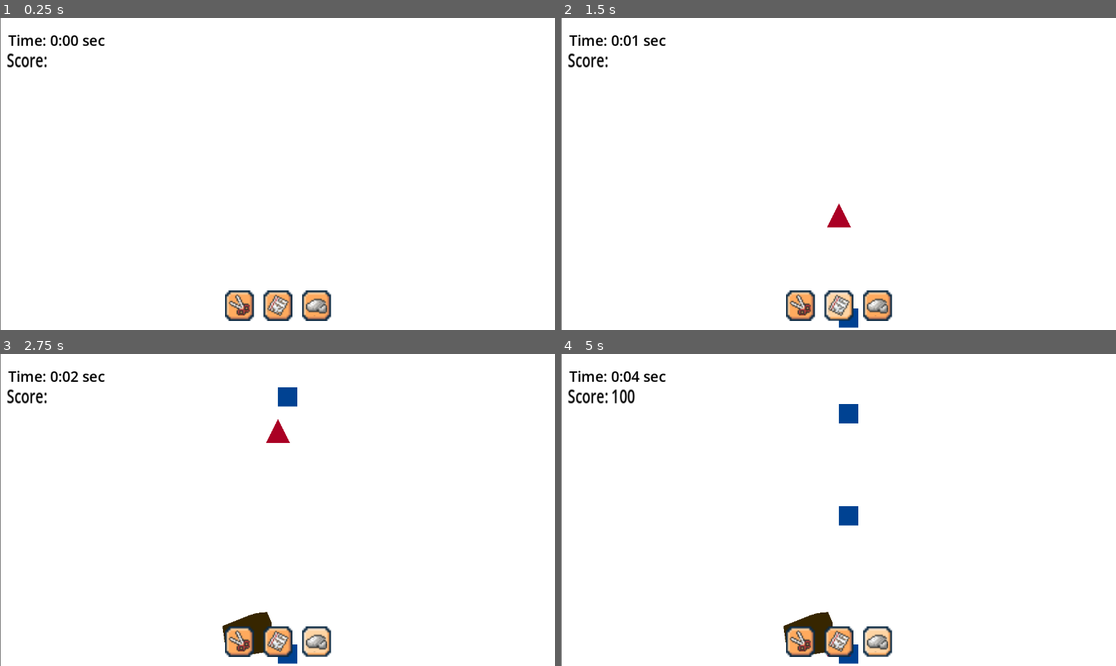
Above: before the commit, frames 1-4 (two rows, left to right).
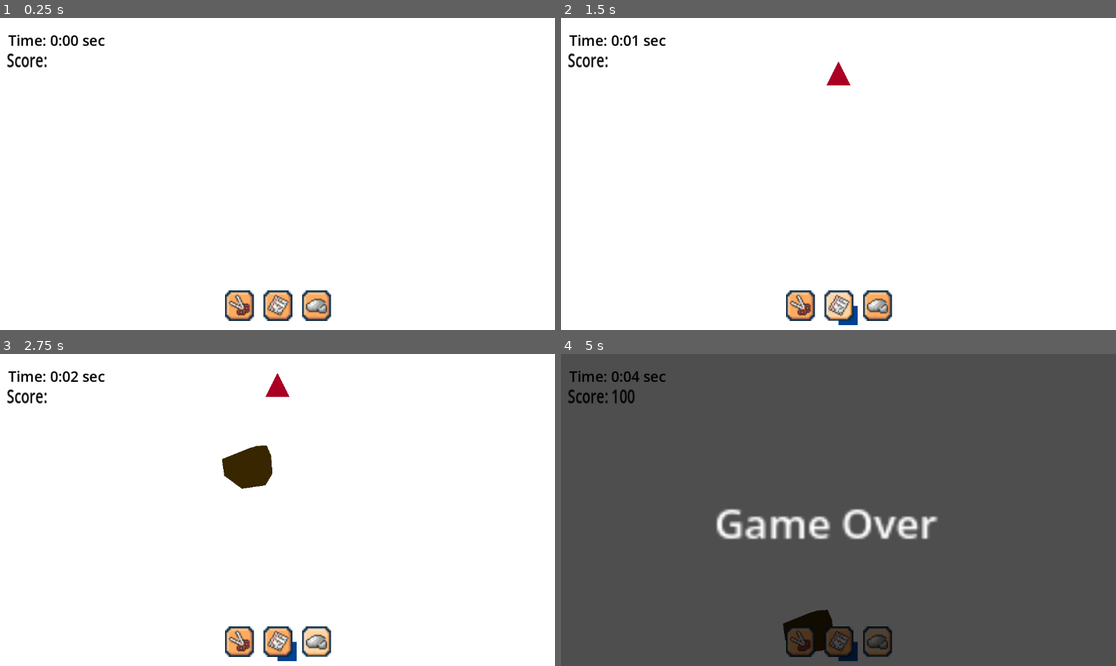
Above: after the commit, the same moments.

Repository: WebsterMiguelle/UnnamedRPS_MockProject
Game: Godot game, scene res://Scenes/background.tscn
Same seed, same stepped clock (60 frames per second), same inputs: the game is played once before the commit and once after it. Before the commit the project starts from res://Scenes/Main.tscn.
Inputs (mouse positions are in pixels of both pictures, inside the frame that each line leads up to):
- Up to frame 1 (0.25 s): no input
- Up to frame 2 (1.5 s): click (799, 305) at 0.5 s; click (838, 305) at 1.25 s
- Up to frame 3 (2.75 s): click (316, 641) at 2 s
- Up to frame 4 (5 s): click (799, 641) at 2.75 s; click (838, 641) at 3.5 s; click (877, 641) at 4.25 s

The runs differ from the first frame. In frame 1, 0.1% of the frame differs, in the area x 0-1%, y 0-100%; in frame 2, 0.5%; in frame 3, 2.1%; in frame 4, 99%, in the area x 0-100%, y 0-100%.
Error in both runs: Invalid assignment of property or key 'visible' with value of type 'bool' on a base object of type 'null instance'. (res://background.gd:23)

Commit message:
Revert "Core Gameplay Update: Better Gameplay Experience"

Diff:
--- a/Scenes/Circle.tscn
+++ b/Scenes/Circle.tscn
@@ -8,13 +8,13 @@
 region = Rect2(0, 0, 16, 16)
 
 [sub_resource type="CircleShape2D" id="CircleShape2D_ot13w"]
-radius = 5.0
+radius = 28.442924
 
 [node name="circle" type="Area2D" unique_id=359608244]
 script = ExtResource("1_0qgdb")
 
 [node name="Sprite2D" type="Sprite2D" parent="." unique_id=1944786258]
-scale = Vector2(3, 3)
+scale = Vector2(5, 5)
 texture = SubResource("AtlasTexture_j0i48")
 
 [node name="CollisionShape2D" type="CollisionShape2D" parent="." unique_id=1194783480]
--- a/Scenes/Square.tscn
+++ b/Scenes/Square.tscn
@@ -8,14 +8,13 @@
 region = Rect2(16, 0, 16, 16)
 
 [sub_resource type="CircleShape2D" id="CircleShape2D_y4sij"]
-radius = 5.0990195
+radius = 27.166155
 
 [node name="Square" type="Area2D" unique_id=1901825666]
 script = ExtResource("1_1dlly")
 
 [node name="Sprite2D" type="Sprite2D" parent="." unique_id=1530337131]
-rotation = -1.246165
-scale = Vector2(3, 3)
+scale = Vector2(5, 5)
 texture = SubResource("AtlasTexture_1dlly")
 
 [node name="CollisionShape2D" type="CollisionShape2D" parent="." unique_id=800440697]
--- a/Scenes/Time.tscn
+++ b/Scenes/Time.tscn
@@ -1,6 +1,6 @@
 [gd_scene format=3 uid="uid://dtvfk7lrjpneb"]
 
-[ext_resource type="PackedScene" uid="uid://chucarwh7wvmd" path="res://Scenes/Main.tscn" id="1_87xcn"]
+[ext_resource type="PackedScene" uid="uid://chucarwh7wvmd" path="res://Scenes/background.tscn" id="1_87xcn"]
 
 [node name="Node2D" type="Node2D" unique_id=1041593751]
 
--- a/Scenes/Main.tscn
+++ b/Scenes/background.tscn
@@ -4,7 +4,6 @@
 [ext_resource type="Script" uid="uid://ccvyibobltoo8" path="res://Scripts/color_rect.gd" id="2_4aqey"]
 [ext_resource type="Texture2D" uid="uid://4outa15memkd" path="res://ASSETS/Buttons.png" id="3_4aqey"]
 [ext_resource type="Texture2D" uid="uid://bpqid0b3j45nr" path="res://ASSETS/Icons.png" id="4_xgxeb"]
-[ext_resource type="Script" uid="uid://bl5qa7n8mmpb6" path="res://Scenes/shake_camera.gd" id="5_ltlj5"]
 
 [sub_resource type="AtlasTexture" id="AtlasTexture_xgxeb"]
 atlas = ExtResource("3_4aqey")
@@ -54,8 +53,16 @@
 atlas = ExtResource("4_xgxeb")
 region = Rect2(0, 0, 16, 16)
 
-[node name="Main" type="Node2D" unique_id=76817665]
+[node name="Background" type="Node2D" unique_id=76817665]
 script = ExtResource("1_pojwb")
+player_speed = 500
+enemy_speed = 200
+
+[node name="ColorRect" type="ColorRect" parent="." unique_id=1359677457]
+offset_left = -1.0
+offset_right = 1152.0
+offset_bottom = 654.0
+script = ExtResource("2_4aqey")
 
 [node name="CanvasLayer" type="CanvasLayer" parent="." unique_id=938028321]
 
@@ -176,22 +183,7 @@
 theme_override_font_sizes/font_size = 25
 text = "Score:"
 
-[node name="DifficultyTimer" type="Timer" parent="." unique_id=602760788]
-wait_time = 10.0
-autostart = true
-
-[node name="ShakeCamera" type="Camera2D" parent="." unique_id=706726377]
-position = Vector2(575, 319)
-script = ExtResource("5_ltlj5")
-
-[node name="ColorRect" type="ColorRect" parent="." unique_id=1359677457]
-offset_top = -6.0
-offset_right = 1153.0
-offset_bottom = 648.0
-script = ExtResource("2_4aqey")
-
 [connection signal="pressed" from="CanvasLayer/HBoxContainer/Scissors" to="." method="_on_scissors_pressed"]
 [connection signal="pressed" from="CanvasLayer/HBoxContainer/Paper" to="." method="_on_paper_pressed"]
 [connection signal="pressed" from="CanvasLayer/HBoxContainer/Rock" to="." method="_on_rock_pressed"]
 [connection signal="timeout" from="Enemy Timer" to="." method="_on_enemy_timer_timeout"]
-[connection signal="timeout" from="DifficultyTimer" to="." method="_on_difficulty_timer_timeout"]
--- a/Scenes/clash_particles.gd
+++ /dev/null
@@ -1,14 +0,0 @@
-extends GPUParticles2D
-
-
-# Called when the node enters the scene tree for the first time.
-func _ready() -> void:
-	emitting = true
-	restart()
-	await get_tree().create_timer(1.0).timeout
-	queue_free()
-
-
-# Called every frame. 'delta' is the elapsed time since the previous frame.
-func _process(delta: float) -> void:
-	pass
--- a/Scenes/clash_particles.tscn
+++ /dev/null
@@ -1,37 +0,0 @@
-[gd_scene format=3 uid="uid://6j670v8agu4p"]
-
-[ext_resource type="Script" uid="uid://ctd0luj3026do" path="res://Scenes/clash_particles.gd" id="1_fqgyo"]
-
-[sub_resource type="Curve" id="Curve_pbw6q"]
-_limits = [0.0, 3.0, 0.0, 1.0]
-_data = [Vector2(0, 3), 0.0, 0.0, 0, 0, Vector2(1, 1.1420903), 0.0, 0.0, 0, 0]
-point_count = 2
-
-[sub_resource type="CurveTexture" id="CurveTexture_v1gob"]
-curve = SubResource("Curve_pbw6q")
-
-[sub_resource type="ParticleProcessMaterial" id="ParticleProcessMaterial_jw32o"]
-lifetime_randomness = 0.5
-particle_flag_disable_z = true
-spread = 180.0
-initial_velocity_min = 245.40999
-initial_velocity_max = 365.61
-angular_velocity_min = -380.81
-angular_velocity_max = -153.56001
-gravity = Vector3(3.45, 104.115, 0)
-scale_min = 0.0
-scale_max = 10.309999
-scale_over_velocity_min = 171.31
-scale_over_velocity_max = 234.67
-scale_over_velocity_curve = SubResource("CurveTexture_v1gob")
-color = Color(1, 0.824541, 0.59681135, 1)
-
-[node name="ClashParticles" type="GPUParticles2D" unique_id=1745936587]
-amount = 20
-lifetime = 1.47
-preprocess = 1.64
-explosiveness = 1.0
-randomness = 0.34
-fixed_fps = 0
-process_material = SubResource("ParticleProcessMaterial_jw32o")
-script = ExtResource("1_fqgyo")
--- a/Scenes/draw_particles.gd
+++ /dev/null
@@ -1,13 +0,0 @@
-extends GPUParticles2D
-
-
-# Called when the node enters the scene tree for the first time.
-func _ready() -> void:
-	emitting = true
-	restart()
-	await get_tree().create_timer(1.0).timeout
-	queue_free()
-
-# Called every frame. 'delta' is the elapsed time since the previous frame.
-func _process(delta: float) -> void:
-	pass
--- a/Scenes/draw_particles.tscn
+++ /dev/null
@@ -1,34 +0,0 @@
-[gd_scene format=3 uid="uid://gu2h8scbagpt"]
-
-[ext_resource type="Script" uid="uid://bquhuar4c8bb7" path="res://Scenes/draw_particles.gd" id="1_7hevp"]
-
-[sub_resource type="Curve" id="Curve_ulk4y"]
-_limits = [-24.58, 1.0, 0.0, 1.0]
-_data = [Vector2(0, 1), 0.0, 0.0, 0, 0, Vector2(1, 1), 0.0, 0.0, 0, 0]
-point_count = 2
-
-[sub_resource type="CurveXYZTexture" id="CurveXYZTexture_7hevp"]
-curve_x = SubResource("Curve_ulk4y")
-
-[sub_resource type="ParticleProcessMaterial" id="ParticleProcessMaterial_rj07s"]
-lifetime_randomness = 0.3
-particle_flag_disable_z = true
-inherit_velocity_ratio = 0.11
-direction = Vector3(1.795, 0, 0)
-spread = 91.731
-directional_velocity_min = -720.0
-directional_velocity_max = 719.99994
-directional_velocity_curve = SubResource("CurveXYZTexture_7hevp")
-gravity = Vector3(0, 98, 0)
-scale_min = 6.3799996
-scale_max = 12.759999
-color = Color(1, 0.3529412, 0.18039216, 0.8980392)
-
-[node name="GPUParticles2D" type="GPUParticles2D" unique_id=1321830034]
-amount = 10
-lifetime = 1.29
-interp_to_end = 0.018
-explosiveness = 1.0
-fixed_fps = 0
-process_material = SubResource("ParticleProcessMaterial_rj07s")
-script = ExtResource("1_7hevp")
--- a/Scenes/shake_camera.gd
+++ /dev/null
@@ -1,36 +0,0 @@
-extends Camera2D
-
-@export var decay = 0.9  # How quickly the shaking stops (0-1)
-@export var max_offset = Vector2(5, 5)  # Max horizontal/vertical shake
-@export var max_roll = 0.8  # Maximum rotation in radians
-@export var target : Node2D  # The node the camera follows (e.g., player)
-
-var trauma = 0  # Current shake strength
-var trauma_power = 1  # Trauma exponent for better "feel"
-var noise_y = 0
-
-func _ready():
-	randomize()
-	noise_y = randi()
-
-func add_trauma(amount):
-	trauma = min(trauma + amount, 1.0)
-
-func _process(delta):
-	if target:
-		global_position = target.global_position
-
-	if trauma > 0:
-		trauma = max(trauma - decay * delta, 0)
-		shake()
-	else:
-		rotation = 0
-		offset = Vector2.ZERO
-
-func shake():
-	var amount = pow(trauma, trauma_power)
-	noise_y += 0
-	# Using random noise for smoother shake
-	rotation = max_roll * amount * randf_range(-1, 1)
-	offset.x = max_offset.x * amount * randf_range(-1, 1)
-	offset.y = max_offset.y * amount * randf_range(-1, 1)
--- a/Scenes/triangle.tscn
+++ b/Scenes/triangle.tscn
@@ -8,14 +8,13 @@
 region = Rect2(0, 16, 16, 16)
 
 [sub_resource type="CircleShape2D" id="CircleShape2D_idvkf"]
-radius = 6.0827627
+radius = 27.45906
 
 [node name="triangle" type="Area2D" unique_id=2086610785]
 script = ExtResource("1_4roi2")
 
 [node name="Sprite2D" type="Sprite2D" parent="." unique_id=363585374]
-rotation = 0.7853982
-scale = Vector2(3, 3)
+scale = Vector2(5, 5)
 texture = SubResource("AtlasTexture_4roi2")
 
 [node name="CollisionShape2D" type="CollisionShape2D" parent="." unique_id=1068785958]
--- a/Scripts/background.gd
+++ b/Scripts/background.gd
@@ -4,36 +4,16 @@
 @onready var square_scene = preload("res://Scenes/square.tscn")
 @onready var circle_scene = preload("res://Scenes/circle.tscn")
 @onready var game_over_screen = get_node("CanvasLayer/Game Over Screen")
-@onready var enemy_timer: Timer = $"Enemy Timer"
-@onready var shake_camera: Camera2D = $ShakeCamera
-@onready var clash_particles = preload("res://Scenes/clash_particles.tscn")
-@onready var draw_particles = preload("res://Scenes/draw_particles.tscn")
+
 const PLAYER_LINE_Y = 400
 const ENEMY_LINE_Y = 100
 
-@export var player_speed := 300
-@export var player_acceleration := 20
-
-@export var initial_enemy_speed := 800:
-	set(value):
-		initial_enemy_speed = clamp(value,800,1600)
-@export var final_enemy_speed := 50:
-	set(value):
-		final_enemy_speed = clamp(value,50,200)
-@export var enemy_decceleration := 20
-@export var enemy_spawn_rate := 3.0:
-	set(value):
-		enemy_spawn_rate = clamp(value,1.0,3.0)
+@export var player_speed := 200
+@export var enemy_speed := 150
 
 @onready var score_label = $CanvasLayer2/Score
 var player_score: int = 0
 @export var points_per_win: int = 100
-
-func _ready() -> void:
-	var node = get_node('')
-	enemy_timer.wait_time = enemy_spawn_rate
-	enemy_headstart()
-
 
 func update_score_label():
 	score_label.text = "Score: %d" % player_score
@@ -52,89 +32,55 @@
 
 
 func spawn_shape(shape_scene, button_node):
-
-	#1. INSTANTIATE
 	var shape = shape_scene.instantiate()
-
-
-	#2. POSITIONING
 	var button_pos = button_node.get_global_position()
 	#shape.position = Vector2(get_viewport_rect().size.x / 2, PLAYER_LINE_Y)  # same Y for horizontal line
 	var start_x = get_viewport_rect().size.x / 2
-	var start_y = get_viewport_rect().size.y + 50  # bottom of screen
+	var start_y = get_viewport_rect().size.y - 50  # bottom of screen
 	shape.position = Vector2(start_x, start_y)
-
-	#3. SETTING PARAMETERS
-	shape.setup(player_speed,player_acceleration,0)
-
-	#4. ADD CHILD
-	shape.add_to_group("players")
+	shape.name = "Player"
 	add_child(shape)
 	#animate_up(shape)
 
 func _process(delta):
-	for player in get_tree().get_nodes_in_group("players"):
-		if player.position.y < 600:
-			player.speed += player.acceleration
-		player.position.y -= player.speed * delta
-		check_clash(player)
-		if player.position.y < -50:  # off top of screen
-			player.queue_free()
+	for player in get_children():
+		if player.name == "Player":
+			player.position.y -= player_speed * delta
+			check_clash(player)
+			if player.position.y < -50:  # off top of screen
+				player.queue_free()
 
-	for enemy in get_tree().get_nodes_in_group("enemies"):
-		if enemy.speed > final_enemy_speed:
-			enemy.speed -= enemy.decceleration
-		enemy.position.y += enemy.speed * delta  # move down
-		if enemy.position.y > get_viewport_rect().size.y + 50:
-			if enemy.is_clashed == false:
-				show_game_over()
-			enemy.queue_free()
+	for enemy in get_children():
+		if enemy.name == "Enemy":
+			enemy.position.y += enemy_speed * delta  # move down
+			if enemy.position.y > get_viewport_rect().size.y + 50:  # off bottom of screen
+				enemy.queue_free()
 
 func animate_up(shape):
 	var tween = create_tween()
 	tween.tween_property(shape, "position:y", shape.position.y - 50, 0.5)
 
 
-func spawn_enemy_top(value):
-	#Value: if -1, default spawning, else, intentionally spawn desired shape at will
-
-	#1. CHOOSE SHAPE
+func spawn_enemy_top():
+	var rand = randi() % 3
 	var shape_scene
 
-	if value == -1:
-		var rand = randi() % 3
-		match rand:
-			0: shape_scene = triangle_scene
-			1: shape_scene = square_scene
-			2: shape_scene = circle_scene
-	else:
-		match value:
-			0: shape_scene = triangle_scene
-			1: shape_scene = square_scene
-			2: shape_scene = circle_scene
+	match rand:
+		0: shape_scene = triangle_scene
+		1: shape_scene = square_scene
+		2: shape_scene = circle_scene
 
-	#2. INSTANTIATE
 	var enemy = shape_scene.instantiate()
-	enemy.add_to_group("enemies")
+	enemy.name = "Enemy"  # mark it
 
-	#3. POSITIONING
+
 	var center_x = get_viewport_rect().size.x / 2
 	#enemy.position = Vector2(center_x, ENEMY_LINE_Y)
 	enemy.position = Vector2(center_x, -50)
-	enemy.scale.y = -1
 
-	#4. SETTING PARAMETERS
-	enemy.setup(initial_enemy_speed,0,enemy_decceleration)
+	add_child(enemy)
+	animate_enemy_down(enemy)
 
-	#5. ADD CHILD
-	enemy.add_to_group("enemies")
-	add_child(enemy)
-	#animate_enemy_down(enemy)
-
-func enemy_headstart(): #Start the Game with Enemy Advantage
-	spawn_enemy_top(-1)
-	await get_tree().create_timer(0.8).timeout
-	spawn_enemy_top(-1)
 
 func animate_enemy_down(enemy):
 	var bottom_y = get_viewport_rect().size.y + 60
@@ -143,96 +89,32 @@
 	tween.tween_property(enemy, "position:y", bottom_y, 5)
 
 func check_clash(player_shape):
-	for enemy in get_tree().get_nodes_in_group("enemies"):
-		if player_shape.global_position.distance_to(enemy.global_position) < 40 and player_shape.is_clashed == false:
+	for enemy in get_children():
+		if enemy.name == "Enemy" and player_shape.global_position.distance_to(enemy.global_position) < 40:
+			resolve_rps(player_shape.type_name, enemy.type_name)
+			enemy.queue_free()
+			player_shape.queue_free()
 
 
-			#MARKED AS CLASHED
-			enemy.is_clashed = true
-			player_shape.is_clashed = true
-
-			#CHECK RPS STATUS
-			resolve_rps(player_shape.type_name, enemy.type_name, player_shape.global_position)
-
-			#SHAKE EFFECT
-			shake_camera.add_trauma(0.8)
-
-			#SLOW MOTION EFFECT
-			var tween = create_tween()
-			tween.tween_property(Engine, "time_scale", 0.1, 0)
-			tween.tween_property(Engine, "time_scale", 1, 0.1)
-
-			#THROW SHAPES OFF-SCREEN
-			var rotation_speed = randi_range(360,720)
-			var y_offset = randi_range(-300,300)
-			var x_target = get_viewport_rect().size.x + 200
-			var x_target2 = get_viewport_rect().size.x - 1200
-
-
-			var enemy_tween = create_tween()
-			enemy_tween.parallel().tween_property(enemy, "position:x", x_target, 0.8)
-			enemy_tween.parallel().tween_property(enemy, "position:y", enemy.position.y + y_offset, 0.8)
-			enemy_tween.parallel().tween_property(enemy, "rotation_degrees", enemy.rotation_degrees + rotation_speed, 0.8)
-
-			enemy_tween.tween_callback(enemy.queue_free)
-
-			var player_tween = create_tween()
-			player_tween.parallel().tween_property(player_shape, "position:x", x_target2, 0.8)
-			player_tween.parallel().tween_property(player_shape, "position:y", player_shape.position.y + y_offset, 0.8)
-			player_tween.parallel().tween_property(player_shape, "rotation_degrees", player_shape.rotation_degrees + rotation_speed, 0.8)
-
-			player_tween.tween_callback(player_shape.queue_free)
-
-
-func resolve_rps(player_type, enemy_type, position):
+func resolve_rps(player_type, enemy_type):
 	if player_type == enemy_type:
 		print("Draw!")
-
-		#EMIT DRAW PARTICLE
-		var particle = draw_particles.instantiate()
-		particle.position =  position
-
-		add_child(particle)
 	elif (player_type == "Triangle" and enemy_type == "Square") or \
 		 (player_type == "Square" and enemy_type == "Circle") or \
 		 (player_type == "Circle" and enemy_type == "Triangle"):
 		print("Player Wins!")
-
-		#EMIT CLASH PARTICLE
-		var particle = clash_particles.instantiate()
-		particle.position =  position
-		add_child(particle)
 		player_score += points_per_win
 		update_score_label()
-
 	else:
 		print("Player Loses!")
 		show_game_over()
 
 
 func _on_enemy_timer_timeout() -> void:
-	var chance = randf()
-	if chance <= 0.3: # 30% Chance to Spawn a Triplet
-		var rand = randi() % 3
-		spawn_enemy_top(rand)
-		await get_tree().create_timer(0.3).timeout
-		spawn_enemy_top(rand)
-		await get_tree().create_timer(0.3).timeout
-		spawn_enemy_top(rand)
-	else: #70% Chance to Spawn a Randomized Projectile
-		spawn_enemy_top(-1)
+	spawn_enemy_top()
 
 
 func show_game_over():
 	game_over_screen.visible = true
 	await get_tree().process_frame
 	get_tree().paused = true
-
-
-func _on_difficulty_timer_timeout() -> void:
-	initial_enemy_speed += 25
-	final_enemy_speed += 20
-	enemy_spawn_rate -= 0.2
-	enemy_timer.wait_time = enemy_spawn_rate
-	print('Difficulty Up! Initial Enemy Speed: ' + str(initial_enemy_speed)
-	 + ', Final Enemy Speed: ' + str(final_enemy_speed) + ', Spawn Rate: ' + str(enemy_spawn_rate))
--- a/Scripts/circle.gd
+++ b/Scripts/circle.gd
@@ -1,15 +1,6 @@
 extends Node2D
 
 @export var type_name = "Circle"
-var speed := 0
-var acceleration := 0
-var decceleration := 0
-var is_clashed := false
-
-func setup(spd, acc, dec):
-	speed = spd
-	acceleration = acc
-	decceleration = dec
 
 # Called when the node enters the scene tree for the first time.
 func _ready() -> void:
--- a/Scripts/square.gd
+++ b/Scripts/square.gd
@@ -1,16 +1,8 @@
 extends Node2D
 
 @export var type_name = "Square"
-var speed := 0
-var acceleration := 0
-var decceleration := 0
-var is_clashed := false
 
-func setup(spd, acc, dec):
-	speed = spd
-	acceleration = acc
-	decceleration = dec
-
+# Called when the node enters the scene tree for the first time.
 func _ready() -> void:
 	pass # Replace with function body.
 
--- a/Scripts/triangle.gd
+++ b/Scripts/triangle.gd
@@ -1,19 +1,10 @@
 extends Node2D
 
 @export var type_name = "Triangle"
-var speed := 0
-var acceleration := 0
-var decceleration := 0
-var is_clashed := false
-
-func setup(spd, acc, dec):
-	speed = spd
-	acceleration = acc
-	decceleration = dec
 
 # Called when the node enters the scene tree for the first time.
 func _ready() -> void:
-	pass
+	pass # Replace with function body.
 
 
 # Called every frame. 'delta' is the elapsed time since the previous frame.
Not shown, removed: Scenes/clash_particles.gd.uid
Not shown, removed: Scenes/draw_particles.gd.uid
Not shown, removed: Scenes/shake_camera.gd.uid
